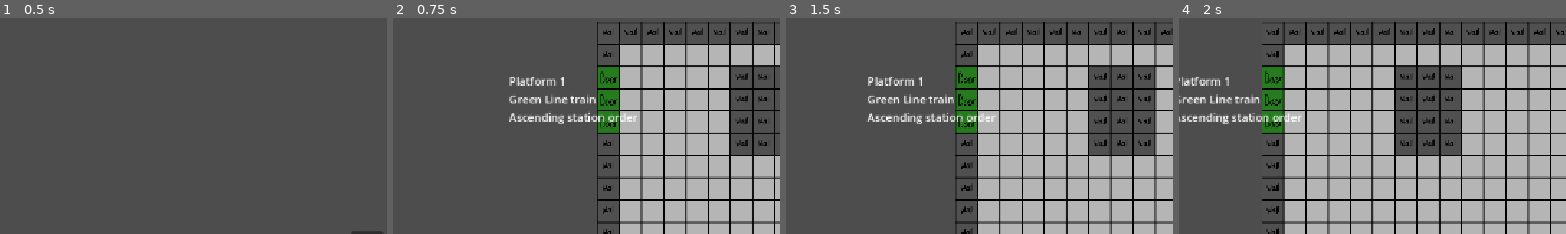
Above: before the commit, frames 1-4 (left to right).
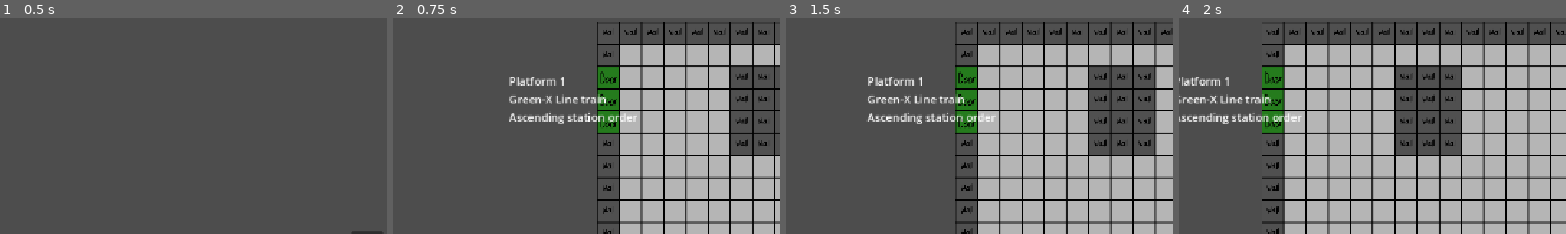
Above: after the commit, the same moments.

Repository: Kcirtapin/P3-Puzzle-Game
Game: Godot game, scene res://Controller/main.tscn
Same seed, same stepped clock (60 frames per second), same inputs: the game is played once before the commit and once after it. The engine's default icon, where the game draws it, is replaced by a stand-in: a white triangle on a blue panel in a dark square.
Inputs:
- Up to frame 1 (0.5 s): no input
- Up to frame 2 (0.75 s): click "Start" at 0.5 s
- Up to frame 3 (1.5 s): tap Enter at 1.25 s; hold D (right) from 1.28 s (still down)
- Up to frame 4 (2 s): keep holding D (right)
The pictures show only the part of the screen within x 4-54%, y 0-50%; the shares and areas given below are measured in that part.

Frame 1 is identical in both runs. In frame 2, 0.4% of the frame differs, in the area x 38-56%, y 35-40%; in frame 3, 0.4%, in the area x 29-46%, y 35-40%; in frame 4, 0.4%.

Commit message:
Add Train class
Note that it is not yet used in the code. This commit is to have a backup for the changes

Diff:
--- a/Controller/Controller.gd
+++ b/Controller/Controller.gd
@@ -33,6 +33,8 @@
 func _ready() -> void:
 	generate_map()
 
+# Populates subway map with the necessary TrainLines
+# Adds relevant transfers to all TrainLines
 func generate_map() -> void:
 	subway_map = {}
 	player.on_train = false
@@ -61,6 +63,8 @@
 		#goal_location = "Green-O-5"
 		goal_location = "Red-O-4"
 
+# Determines how many and which trains are at the player's platform
+# Adds those trains to the room
 func check_platform_for_train() -> void:
 	if not(player.on_train):
 		#print("[main] On platform, looking for trains")
@@ -69,23 +73,26 @@
 		var trains:Array = train_line.check_for_train(player.get_station_number())
 		# Checks if there is another line that could have a train here
 		if train_line.transfer_list[player.get_station_number()] != "None":
-			print(subway_map.get(train_line.transfer …(260 unchanged characters)…
+			#print(subway_map.get(train_line.transfer …(260 unchanged characters)…
 			for train in subway_map.get(train_line.transfer_list[player.get_station_number()].substr(0,train_line.transfer_list[ …(191 unchanged characters)…
 				trains.append(train)
 		#print("[main] Train list:",trains)
 		for train in trains:
 			room.add_train(train)
 
-
+# Ends the game as a loss
 func game_over() -> void:
 	print("You were late. You lose")
 	get_tree().quit()
 
+# Ends the game as a victory
 func game_won() -> void:
 	print("You made it! You win!")
 	win_con = true
 	#get_tree().quit()
 
+# Updates the room based on the room type.
+# Updates the time limit counter
 func _on_minute_timer_timeout() -> void:
 	if win_con:
 		get_tree().quit()
@@ -102,6 +109,7 @@
 		check_platform_for_train()
 	#print(player.location)
 
+# Changes the room to a TrainRoom, specifically the one passed.
 func change_room_train(train:Array):
 	if room != null:
 		room.queue_free()
--- /dev/null
+++ b/Controller/train.gd
@@ -0,0 +1,6 @@
+class_name Train
+
+var train_line_name:String
+var position:int
+var has_player:bool
+var movement_increment:int
--- a/Rooms/platform_room.gd
+++ b/Rooms/platform_room.gd
@@ -42,10 +42,9 @@
 			label_list[plat].text = "Platform " + str(plat)
 		else:
 			if train[1] == 1:
-				label_list[plat].text = "Platform " + str(plat) + "\n" + train[3].split("-")[0] + " Line train\nAscending station order"
+				label_list[plat].text = "Platform " + str(plat) + "\n" + train[3].split("-")[0] + "-" +train[3].split("-")[1]+ " Line train\nAscending station order"
 			else:
-				label_list[plat].text = "Platform " + str(plat) + "\n" + train[3].split("-")[0] + " Line train\nDescending station order"
-	pass
+				label_list[plat].text = "Platform " + str(plat) + "\n" + train[3].split("-")[0] + "-" +train[3].split("-")[1]+ " Line train\nDescending station order"
 
 func _on_door_1_body_entered(_body: Node2D) -> void:
 	move_to_train.emit(transition_list[1])
Not shown, added: Controller/train.gd.uid
